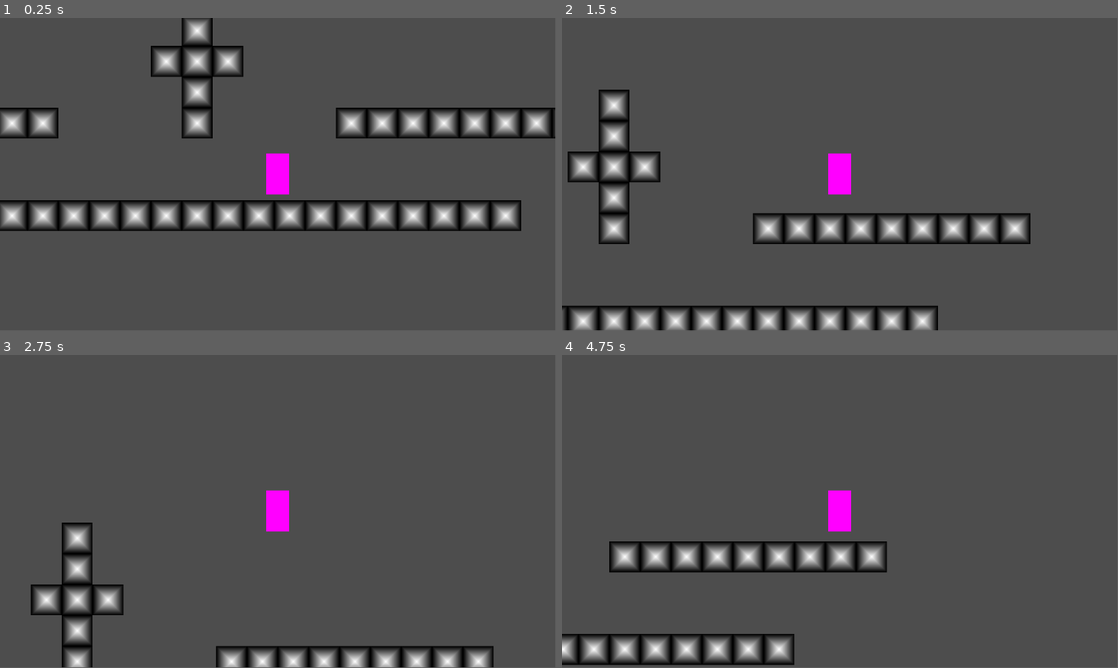
Above: before the commit, frames 1-4 (two rows, left to right).
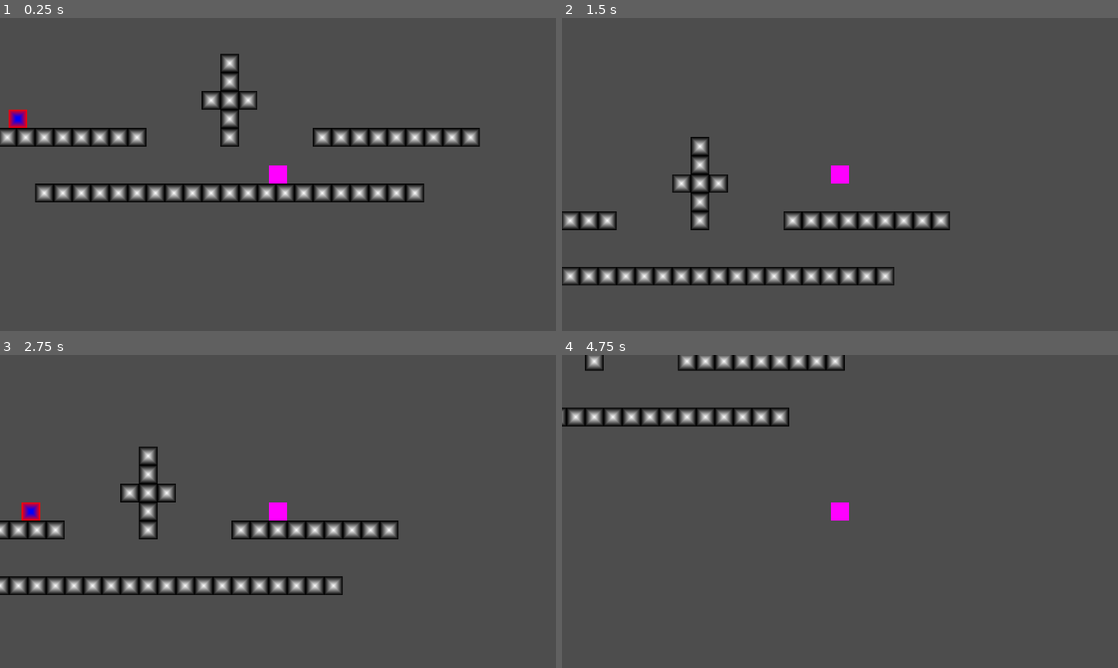
Above: after the commit, the same moments.

Repository: dGameBoy101b/CoOp-2025-Jam
Game: Godot game, scene res://Scenes/test.tscn
The game is run twice, just before and just after one commit, with the same random seed, the same clock (stepped at 60 frames per second) and the same inputs.
Inputs:
- Up to frame 1 (0.25 s): no input
- Up to frame 2 (1.5 s): hold Up (jump) 0.53-1.28 s; hold Right (walk_right) from 0.53 s (still down); tap Up (jump) at 1.35 s
- Up to frame 3 (2.75 s): tap Up (jump) at 1.52, 1.82 s; release Right (walk_right) at 2.03 s; hold Left (walk_left) from 2.03 s (still down); hold Up (jump) from 2.03 s (still down)
- Up to frame 4 (4.75 s): release Left (walk_left) at 2.78 s; release Up (jump) at 2.78 s; hold Right (walk_right) 2.78-4.28 s; tap Up (jump) at 2.85, 3.02, 3.32, 4.35, 4.52 s; hold Up (jump) 3.53-4.28 s; hold Left (walk_left) from 4.28 s (still down)
In our replay, the window is 799x449 before the commit and 800x450 after it. These sizes can differ from the game's own. Grey fills any space a smaller window leaves; there, only what the larger window draws over its background counts as a difference.

The runs differ from the first frame. In frame 1, 18% of the frame differs, in the area x 0-100%, y 0-68%; in frame 2, 15%; in frame 3, 11%; in frame 4, 10%.

Commit message:
Improved basic player movement

Diff:
--- a/Scenes/player.tscn
+++ b/Scenes/player.tscn
@@ -6,7 +6,7 @@
 [ext_resource type="Script" uid="uid://bv1tkllit6is6" path="res://Old/player_fall.gd" id="3_i3pqv"]
 
 [sub_resource type="RectangleShape2D" id="RectangleShape2D_hqtel"]
-size = Vector2(48, 85.333)
+size = Vector2(64, 64)
 
 [sub_resource type="Gradient" id="Gradient_sweqy"]
 offsets = PackedFloat32Array(1)
@@ -14,8 +14,6 @@
 
 [sub_resource type="GradientTexture2D" id="GradientTexture2D_2hs0m"]
 gradient = SubResource("Gradient_sweqy")
-width = 48
-height = 85
 
 [node name="Player" type="CharacterBody2D"]
 process_mode = 1
--- a/Scenes/test_enemy.tscn
+++ b/Scenes/test_enemy.tscn
@@ -5,7 +5,7 @@
 [ext_resource type="Script" uid="uid://bv1tkllit6is6" path="res://Old/player_fall.gd" id="2_0ry8g"]
 
 [sub_resource type="RectangleShape2D" id="RectangleShape2D_ofmbn"]
-size = Vector2(50, 50)
+size = Vector2(64, 64)
 
 [sub_resource type="Gradient" id="Gradient_56v81"]
 offsets = PackedFloat32Array(0.188312, 1)
@@ -13,8 +13,6 @@
 
 [sub_resource type="GradientTexture2D" id="GradientTexture2D_2ln7h"]
 gradient = SubResource("Gradient_56v81")
-width = 50
-height = 50
 fill = 2
 fill_from = Vector2(0.5, 0.5)
 
--- a/Scripts/player.gd
+++ b/Scripts/player.gd
@@ -1,18 +1,22 @@
 extends CharacterBody2D
 
-@export var speed = 350
-@export var jump_strength = 700
-@export var gravity = 980
+@export var speed = 400
+@export var acceleration = 0.35
+@export var jump_strength = 800
+@export var gravity = 1500
+@export var fall_multiplier = 1.5
 
 func _physics_process(delta: float) -> void:
 	var movement_input = (Input.get_action_strength("walk_right") - Input.get_action_strength("walk_left"))
-	velocity.x = movement_input * speed
+	velocity.x = lerpf(velocity.x, movement_input * speed, acceleration)
 
-	if Input.is_action_pressed("jump"):
-		if is_on_floor():
-			velocity.y -= jump_strength
+	if Input.is_action_just_pressed("jump") and is_on_floor():
+		velocity.y = -jump_strength
 
 	if !is_on_floor():
-		velocity.y += gravity * delta
+		if velocity.y > 0:
+			velocity.y += gravity * delta * fall_multiplier
+		else:
+			velocity.y += gravity * delta
 
 	move_and_slide()
--- a/project.godot
+++ b/project.godot
@@ -19,6 +19,13 @@
 
 Global="*res://global.gd"
 
+[display]
+
+window/size/viewport_width=1920
+window/size/viewport_height=1080
+window/stretch/mode="viewport"
+window/stretch/aspect="expand"
+
 [input]
 
 walk_left={
